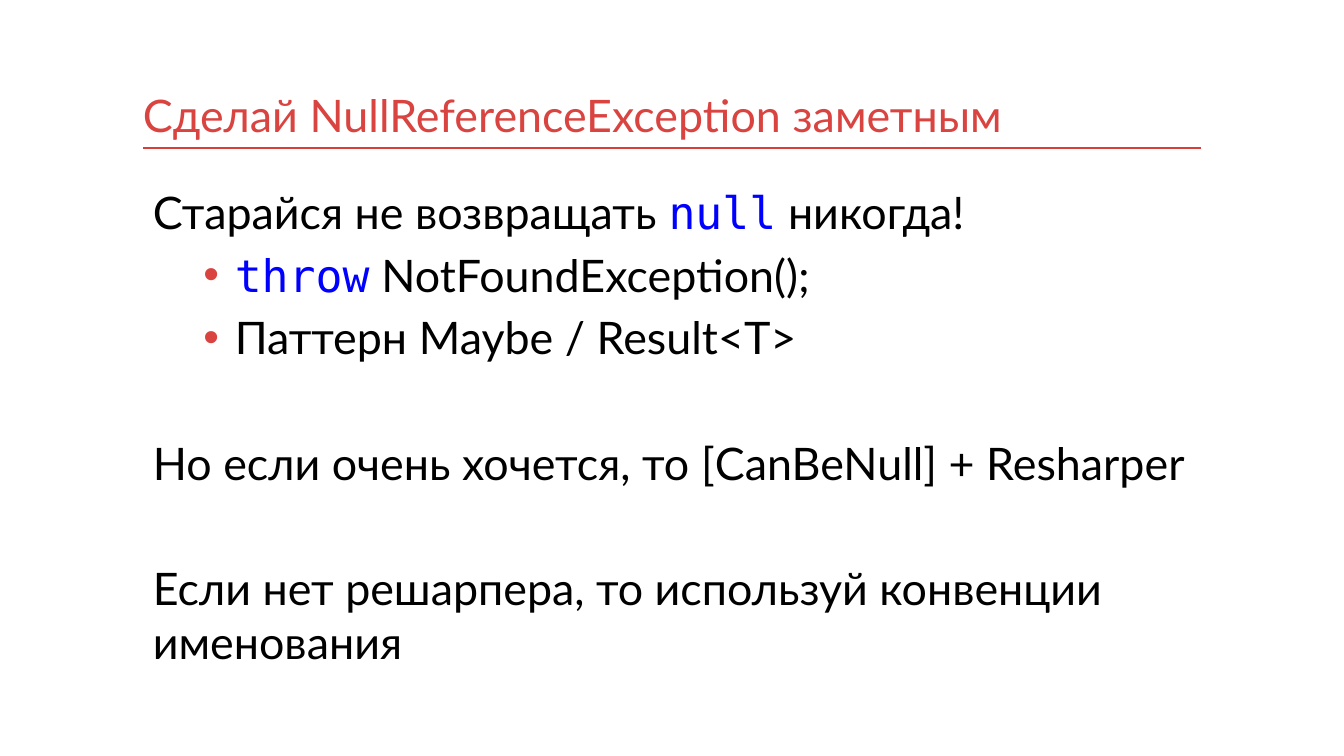
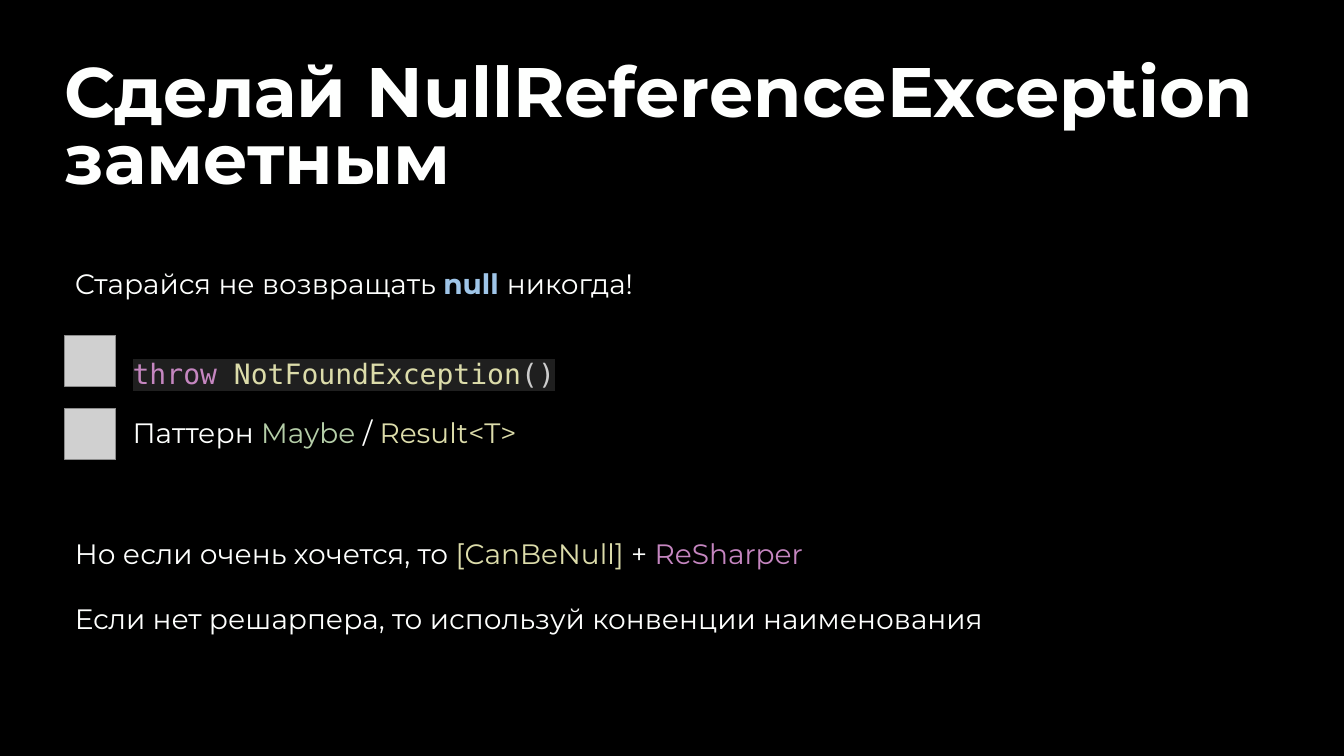
Before and after one commit to kontur-courses/exceptions, a slide deck: slide 7 of exceptions.pptx. Drawn at 1344x756 pixels with LibreOffice and Linux fonts; fonts in the diff are those of the drawing; grey boxes stand for pictures. Boxes give left, top, right and bottom in pixels: in the first picture for what was removed or moved away, otherwise in the second. Text is boxed around its words. In the diff, an @@ line names an element or a change of style, - is before the commit and + after.

Commit message:
upd exceptions.pptx

```diff
--- a/exceptions.pptx
+++ b/exceptions.pptx
@@ background #FFFFFF to #000000 @@
@@ title "Сделай NullReferenceException заметным": place and size @@
-title "Сделай NullReferenceException заметным" at (143,99,1002,140)
+title "Сделай NullReferenceException заметным" at (65,62,1253,185)
@@ title "Сделай NullReferenceException заметным" at (65,62,1253,185): size 32 to 50 pt, font Lato to Montserrat, text colour #D94440 to #FEFFFE, bold on; line spacing 1 to 0.8; vertical alignment bottom to top @@
@@ line removed from (143, 148) to (1202, 148) @@
@@ text removed at (153,194,1184,660) @@
-Старайся не возвращать null никогда!
-  • throw NotFoundException();
-  • Паттерн Maybe / Result<T>
-Но если очень хочется, то [CanBeNull] + Resharper
-Если нет решарпера, то используй конвенции именования
@@ text added at (75,273,633,300), 20 pt, text #FEFFFE @@
+Старайся не возвращать null никогда!
@@ picture added at (65,336,116,387) @@
@@ text added at (133,362,555,449), 20 pt, text #DCDCAA @@
+throw NotFoundException()
+Паттерн Maybe / Result<T>
@@ picture added at (65,408,116,460) @@
@@ text added at (75,543,803,570), 20 pt, text #FEFFFE @@
+Но если очень хочется, то [CanBeNull] + ReSharper
@@ text added at (75,608,982,635), 20 pt, text #FEFFFE @@
+Если нет решарпера, то используй конвенции наименования
```
Also in this commit, not shown: 41 other slides changed, 1 slide added, 1 slide removed.
